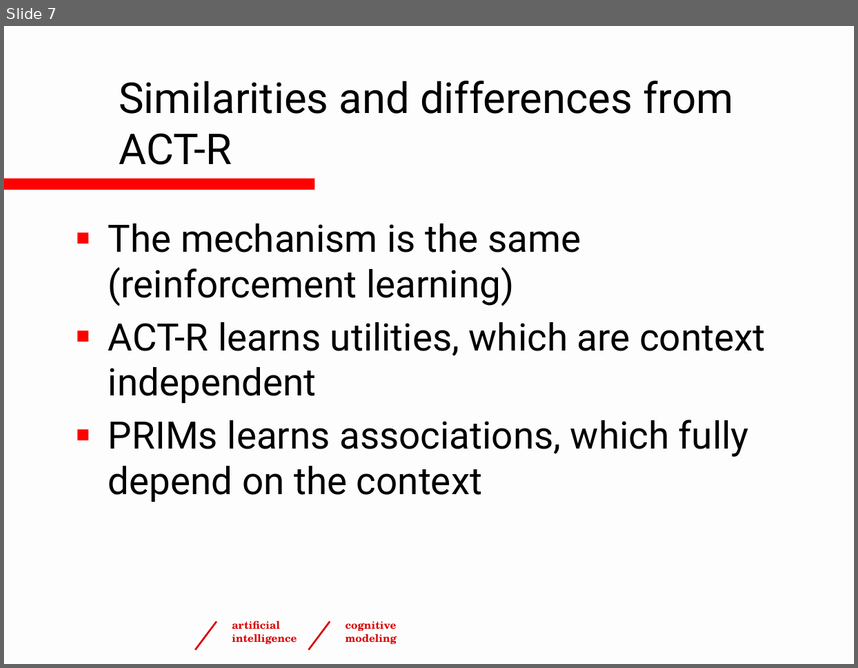
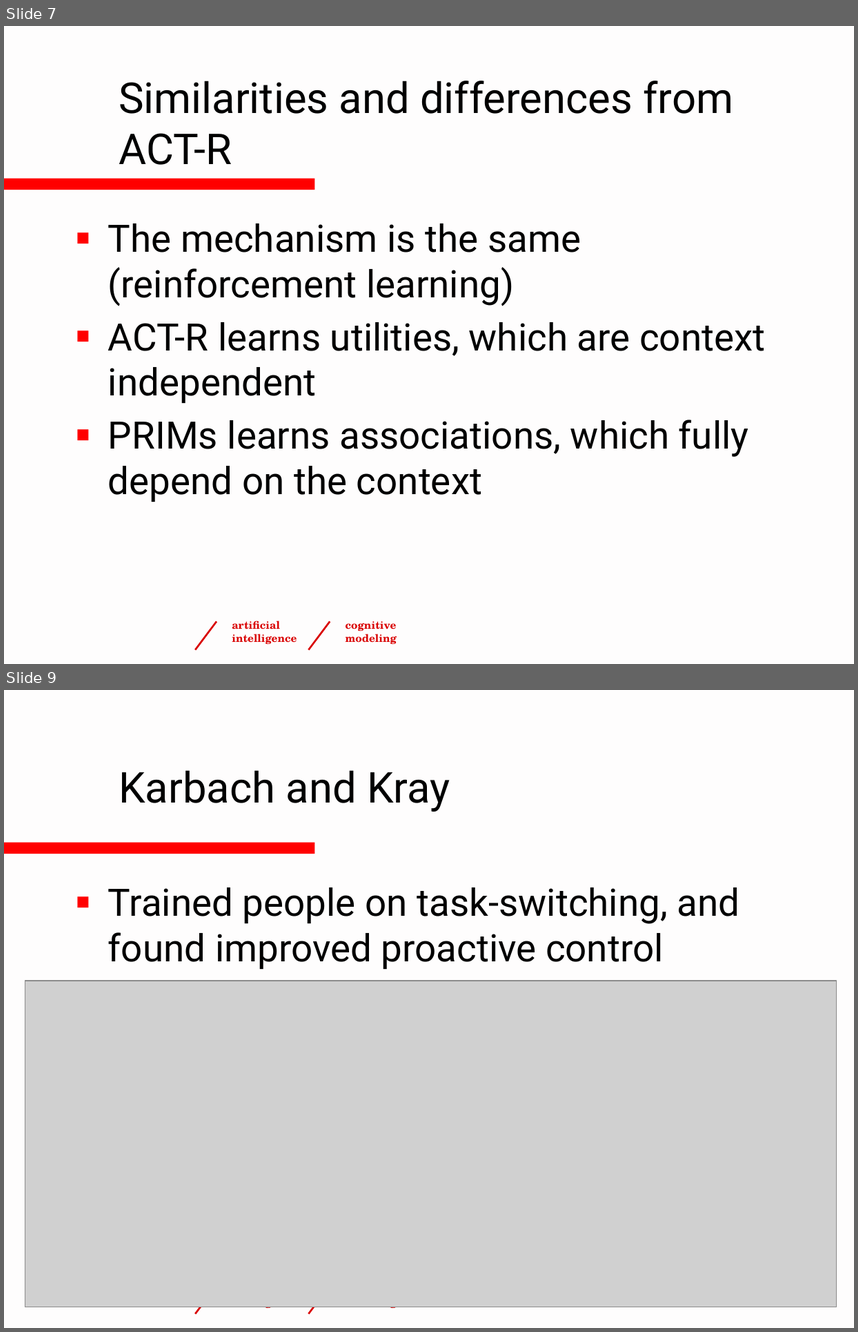
Before and after one commit to ntaatgen/PRIMs-Tutorial, a slide deck: PRIMsTutorial4.pptx. Shown one above the other, each under a label of ours: slide 7 before the commit, slides 7 and 9 after it; the slides between them are not shown. The pictures are 858x668 and 858x1332 pixels, drawn with LibreOffice and Linux fonts; fonts in the diff are those of the drawing; grey boxes stand for pictures; background and template pictures are left out. Boxes give left, top, right and bottom in pixels: in the first picture for what was removed or moved away, otherwise in the second. Text is boxed around its words. In the diff, an @@ line names an element or a change of style, - is before the commit and + after.

```diff
--- a/PRIMsTutorial4.pptx
+++ b/PRIMsTutorial4.pptx
@@ slide 9 added at (4,690,854,1328), background #FEFDFD; not listed: 5 template elements that a slide beside it also shows @@
@@ title added at (119,770,450,811), 36 pt, text #000000 @@
+Karbach and Kray
@@ text added at (108,887,740,969), 32 pt, text #000000 @@
+■ Trained people on task-switching, and found improved proactive control
@@ picture added at (25,980,836,1306) @@
```
Also in this commit, not shown: 16 slides changed, 4 other files.
